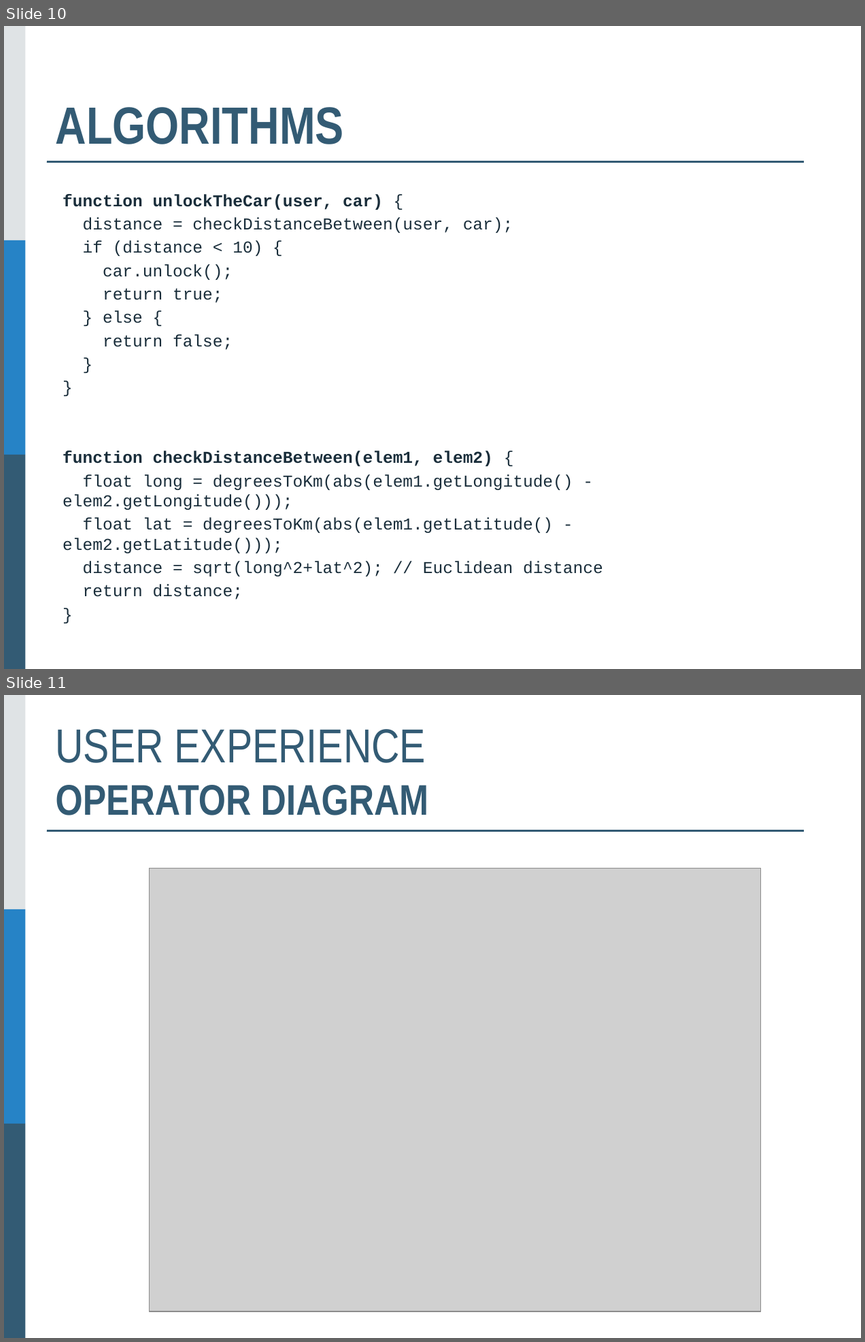
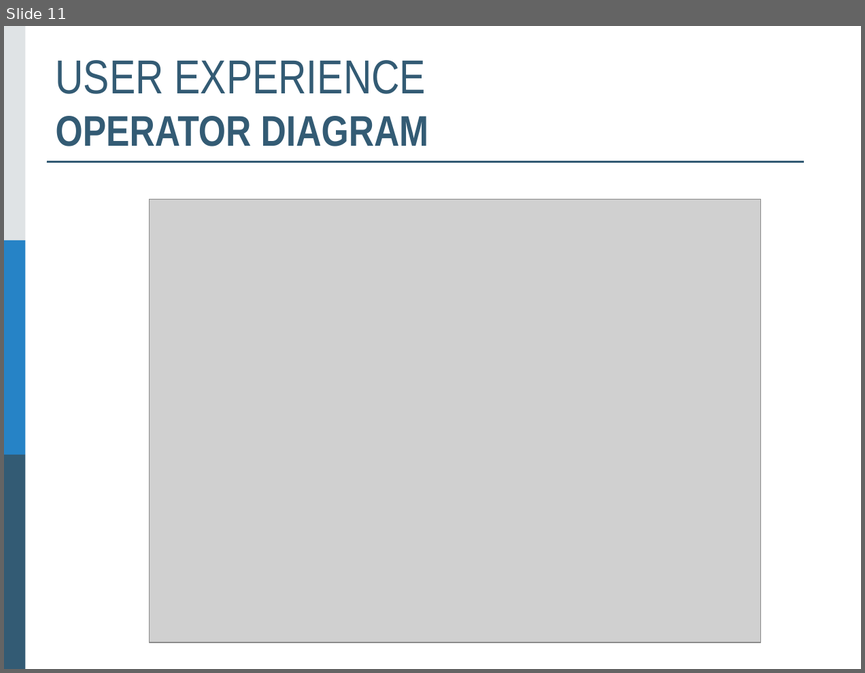
Before and after one commit to sergioCap/SE2project, a slide deck: 2_DesignDocument/presentation/SE2_DD_slides_SergioSoheil.pptx. Shown one above the other, each under a label of ours: slides 10 and 11 before the commit, slide 11 after it. The pictures are 865x1342 and 865x673 pixels, drawn with LibreOffice and Linux fonts; fonts in the diff are those of the drawing; grey boxes stand for pictures. Boxes give left, top, right and bottom in pixels: in the first picture for what was removed or moved away, otherwise in the second. Text is boxed around its words. In the diff, an @@ line names an element or a change of style, - is before the commit and + after.

```diff
--- a/2_DesignDocument/presentation/SE2_DD_slides_SergioSoheil.pptx
+++ b/2_DesignDocument/presentation/SE2_DD_slides_SergioSoheil.pptx
@@ slide 10 removed at (4,26,861,669), background #FFFFFF; not listed: 4 template elements that a slide beside it also shows @@
@@ title removed at (56,107,344,144) @@
-ALGORITHMS
@@ text removed at (62,194,603,599) @@
-function unlockTheCar(user, car) {
-distance = checkDistanceBetween(user, car);
-if (distance < 10) {
-car.unlock();
-return true;
-} else {
-return false;
-}
-}
-function checkDistanceBetween(elem1, elem2) {
-float long = degreesToKm(abs(elem1.getLongitude() - elem2.getLongitude()));
-float lat = degreesToKm(abs(elem1.getLatitude() - elem2.getLatitude()));
-distance = sqrt(long^2+lat^2); // Euclidean distance
-return distance;
-}
```
Also in this commit, not shown: 2 slides changed, 1 slide added, 1 other file.
